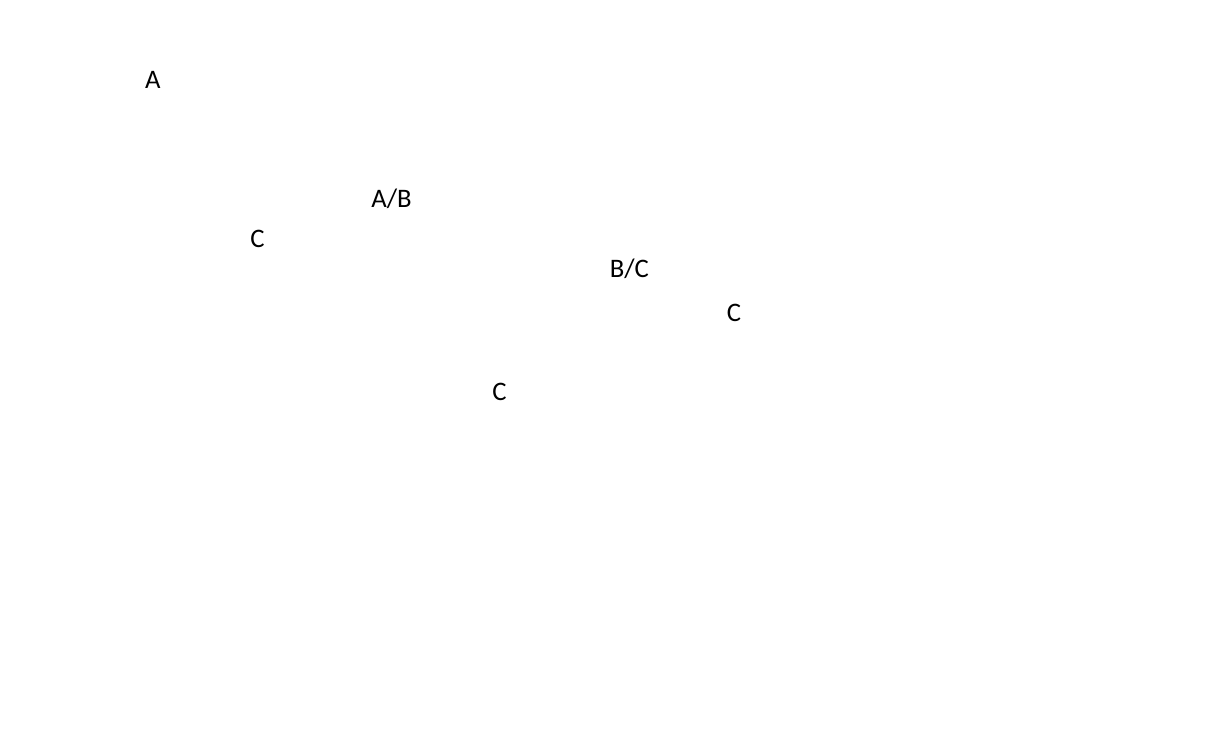
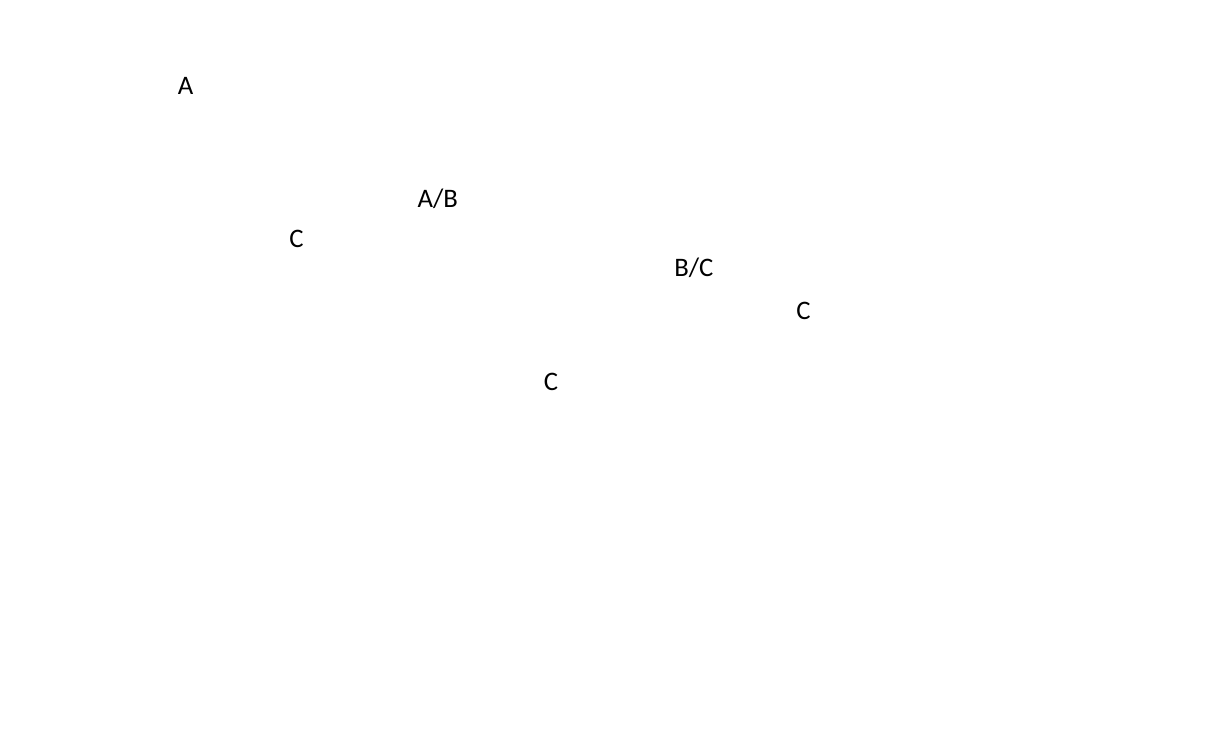
Before and after one commit to NIOZ-DOM-Analysis/ABCDom, a slide deck: slide 1 of figures/Symbiont cells per cm2_Bleaching status at collection_v4.pptx. Drawn at 1232x739 pixels with LibreOffice and Linux fonts; fonts in the diff are those of the drawing; background and template pictures are left out. Boxes give left, top, right and bottom in pixels: in the first picture for what was removed or moved away, otherwise in the second. Text is boxed around its words. In the diff, an @@ line names an element or a change of style, - is before the commit and + after.

```diff
--- a/figures/Symbiont cells per cm2_Bleaching status at collection_v4.pptx
+++ b/figures/Symbiont cells per cm2_Bleaching status at collection_v4.pptx
@@ text "A": place and size @@
-text "A" at [145,71,160,88]
+text "A" at [178,77,193,94]
@@ text "A/B": place and size @@
-text "A/B" at [371,188,411,208]
+text "A/B" at [418,188,458,208]
@@ text "C": place and size @@
-text "C" at [250,229,264,248]
+text "C" at [289,229,303,248]
@@ text "B/C": place and size @@
-text "B/C" at [610,258,649,278]
+text "B/C" at [674,257,713,277]
@@ text "C": place and size @@
-text "C" at [727,303,741,321]
+text "C" at [796,301,810,320]
@@ text "C" at [796,301,810,320]: alignment left to centre @@
@@ text "C": place and size @@
-text "C" at [492,382,506,401]
+text "C" at [544,372,558,390]
```
Also in this commit, not shown: 14 other files.
